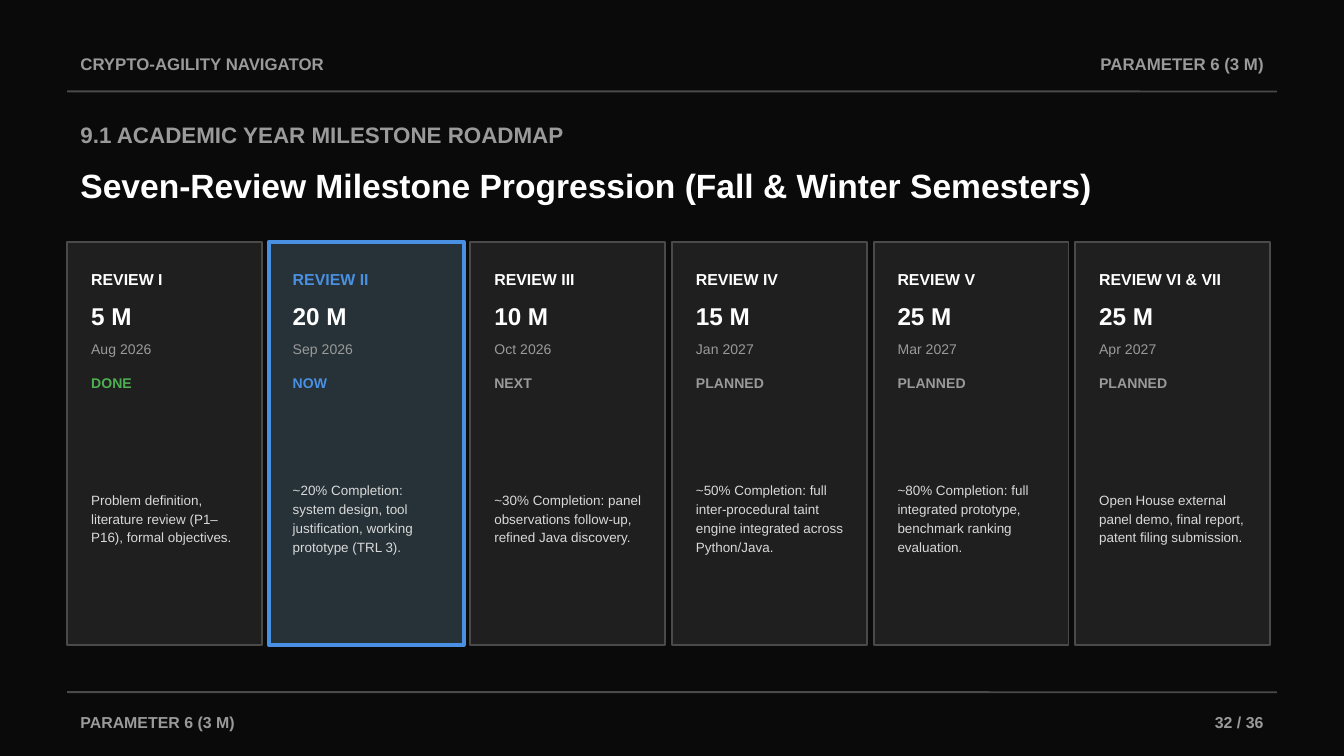
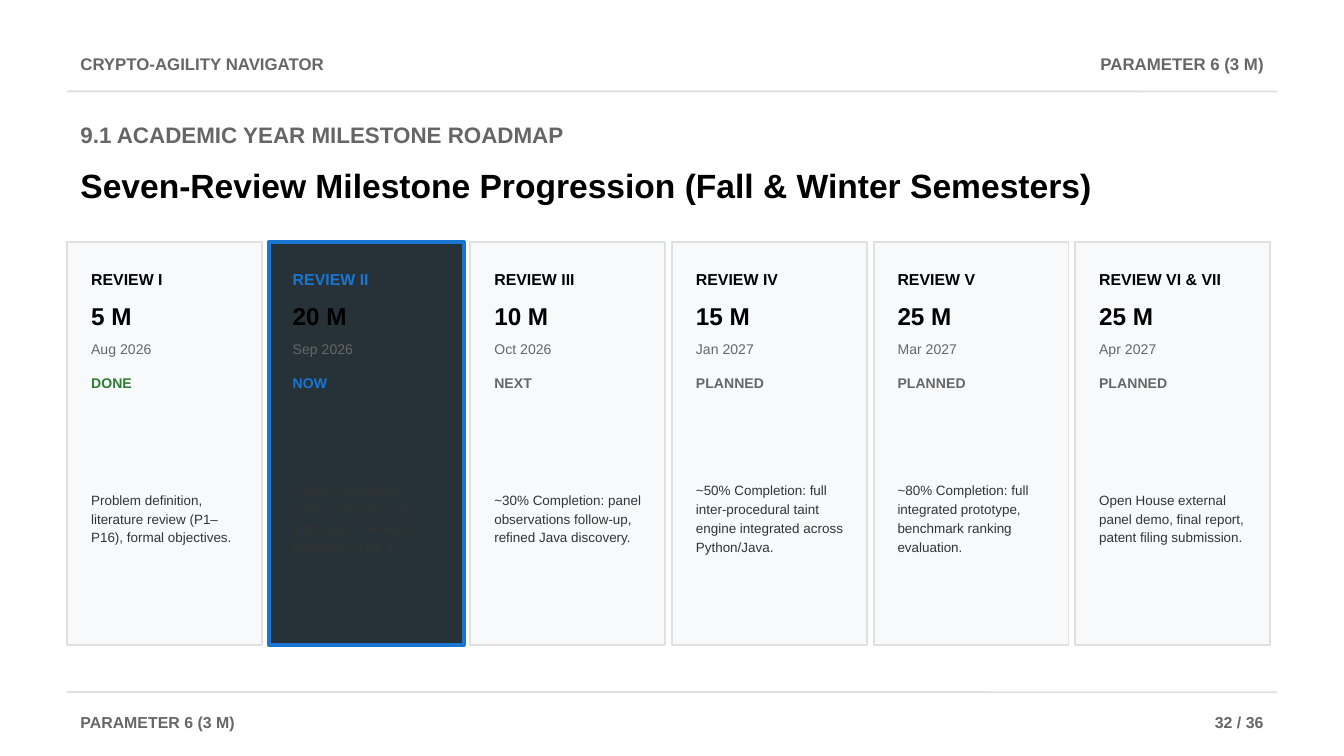
Before and after one commit to AviDhandhania/IDP-Project, a slide deck: slide 32 of Crypto-Agility_Navigator_Review2.pptx. Drawn at 1344x756 pixels with LibreOffice and Linux fonts; fonts in the diff are those of the drawing. Boxes give left, top, right and bottom in pixels: in the first picture for what was removed or moved away, otherwise in the second. Text is boxed around its words. In the diff, an @@ line names an element or a change of style, - is before the commit and + after.

Commit message:
Migrate PPTX to light theme

```diff
--- a/Crypto-Agility_Navigator_Review2.pptx
+++ b/Crypto-Agility_Navigator_Review2.pptx
@@ background #0A0A0A to #FFFFFF @@
@@ line (67, 91) - (1277, 91): stroke #4A4A4A 1 pt to #E0E0E0 1 pt @@
@@ rectangle at <box>269,242,464,645</box>: outline #4A90E2 2 pt to #1976D2 2 pt @@
@@ text "REVIEW II" at <box>293,274,369,285</box>: text colour #4A90E2 to #1976D2 @@
@@ fill #1F1F1F to #F8F9FA; outline #4A4A4A 1 pt to #E0E0E0 1 pt in 5 elements at <box>67,242,262,645</box>, <box>470,242,665,645</box>, <box>672,242,867,645</box>, <box>874,242,1068,645</box>, <box>1075,242,1270,645</box> @@
@@ text colour #FFFFFF to #000000 in 12 elements at <box>80,173,1091,204</box>, <box>91,274,162,285</box>, <box>91,308,131,326</box>, <box>293,308,346,325</box>, <box>494,274,574,285</box>, <box>494,308,548,326</box>, <box>696,274,778,285</box>, <box>696,308,750,326</box>, <box>898,274,976,285</box>, <box>898,308,951,326</box>, <box>1099,274,1221,285</box>, <box>1099,308,1153,326</box> @@
@@ text "DONE" at <box>91,378,132,388</box>: text colour #4EAF51 to #2E7D32 @@
@@ text "NOW" at <box>293,378,327,388</box>: text colour #4A90E2 to #1976D2 @@
@@ text colour #9A9A9A to #666666 in 15 elements at <box>80,58,324,70</box>, <box>1100,58,1264,74</box>, <box>80,127,564,143</box>, <box>80,716,235,732</box>, <box>1215,717,1264,728</box>, <box>91,344,151,357</box>, <box>293,344,353,357</box>, <box>494,344,551,354</box>, <box>494,378,532,388</box>, <box>696,344,754,354</box>, <box>696,378,764,388</box>, <box>898,344,957,354</box>, <box>898,378,966,388</box>, <box>1099,344,1156,357</box>, <box>1099,378,1167,388</box> @@
@@ text colour #D9D9D9 to #333333 in 5 elements at <box>91,495,231,545</box>, <box>494,495,641,545</box>, <box>696,485,843,555</box>, <box>898,485,1028,552</box>, <box>1099,495,1244,545</box> @@
@@ text removed at <box>293,485,413,555</box> @@
-~20% Completion: system design, tool justification, working prototype (TRL 3).
@@ line (67, 692) - (1277, 692): stroke #4A4A4A 1 pt to #E0E0E0 1 pt @@
```
Also in this commit, not shown: 35 other slides changed, 2 other files.
